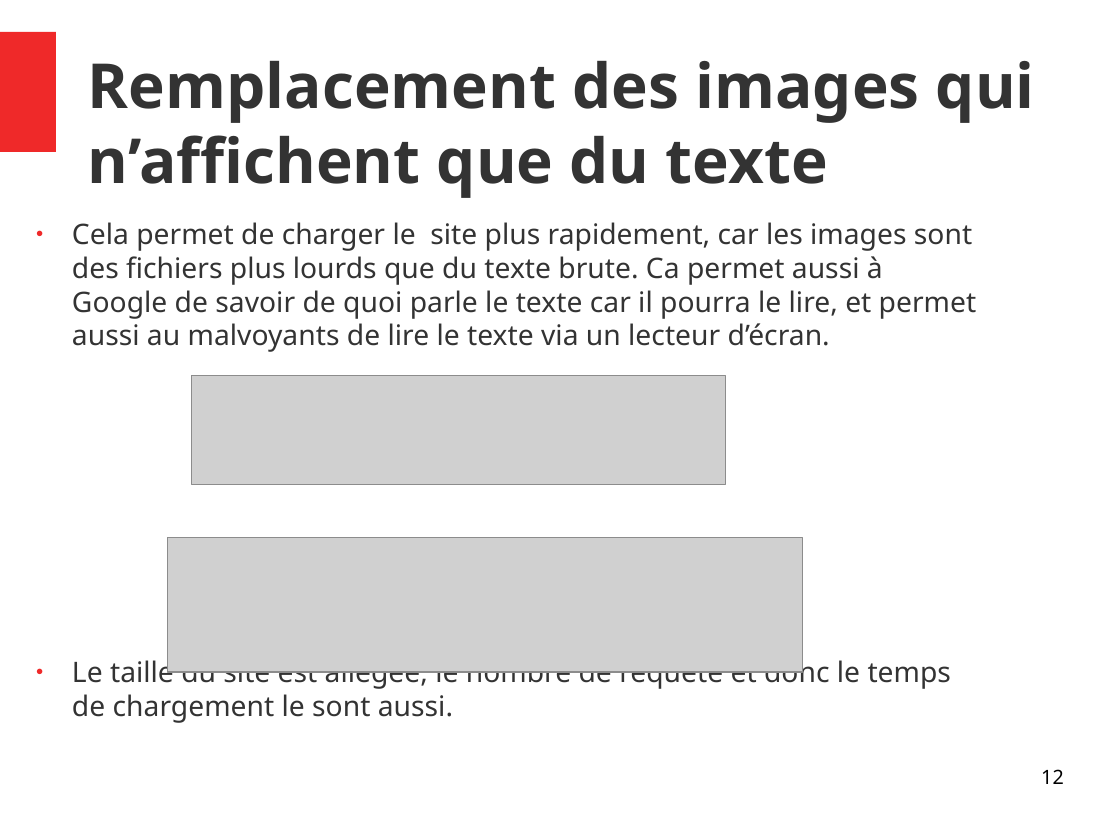
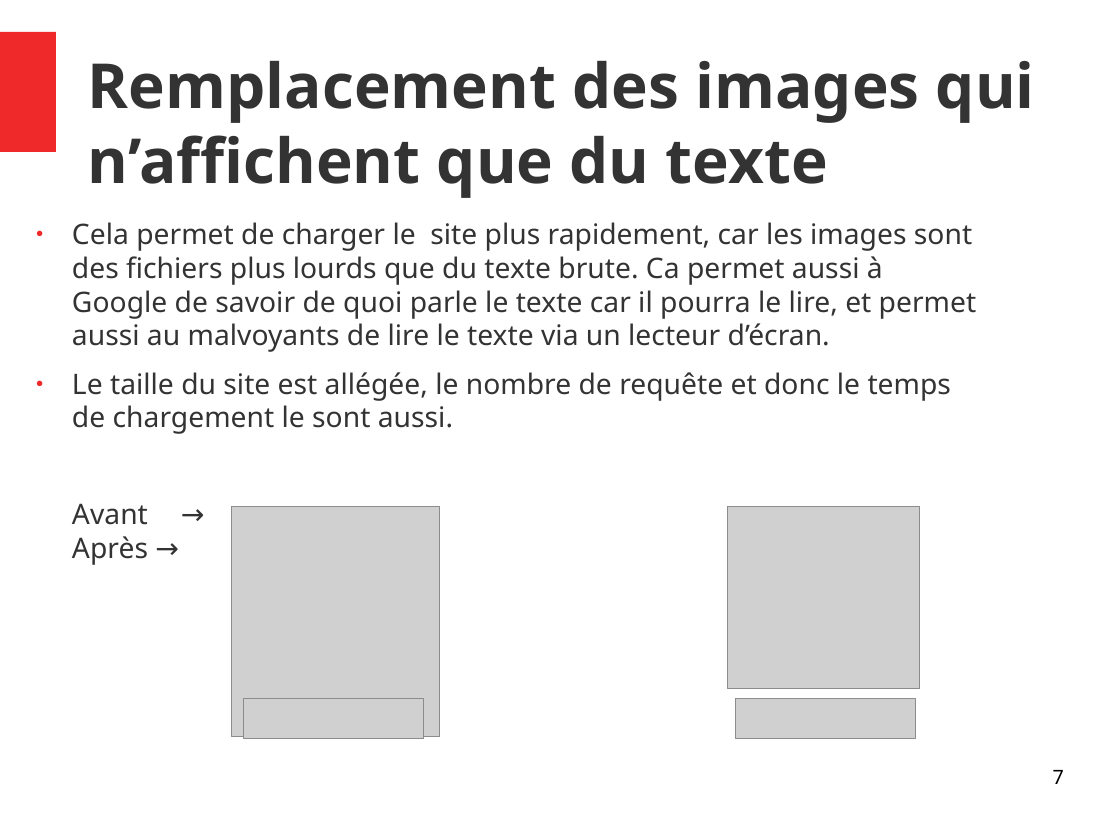
Before and after one commit to Doppler123/OPC_P4_La_Panthere, a slide deck: slide 7 of audit/Rapport.odp (slide 12 before the commit). Drawn at 1120x840 pixels with LibreOffice and Linux fonts; fonts in the diff are those of the drawing; grey boxes stand for pictures. Boxes give left, top, right and bottom in pixels: in the first picture for what was removed or moved away, otherwise in the second. Text is boxed around its words. In the diff, an @@ line names an element or a change of style, - is before the commit and + after.

```diff
--- a/audit/Rapport.odp
+++ b/audit/Rapport.odp
@@ text at (x1=72, y1=503, x2=148, y2=565): paragraph added @@
+Avant → Après →
@@ picture resized from (x1=168, y1=538, x2=803, y2=672) to (x1=232, y1=506, x2=440, y2=737) @@
@@ picture resized from (x1=192, y1=376, x2=726, y2=485) to (x1=729, y1=506, x2=921, y2=688) @@
@@ picture added at (x1=244, y1=699, x2=424, y2=739) @@
@@ picture added at (x1=736, y1=699, x2=916, y2=739) @@
@@ page number at (x1=1053, y1=770, x2=1064, y2=784): text changed @@
-12
+7
```
Also in this commit, not shown: 13 other slides changed, 3 slides added, 3 other files.
